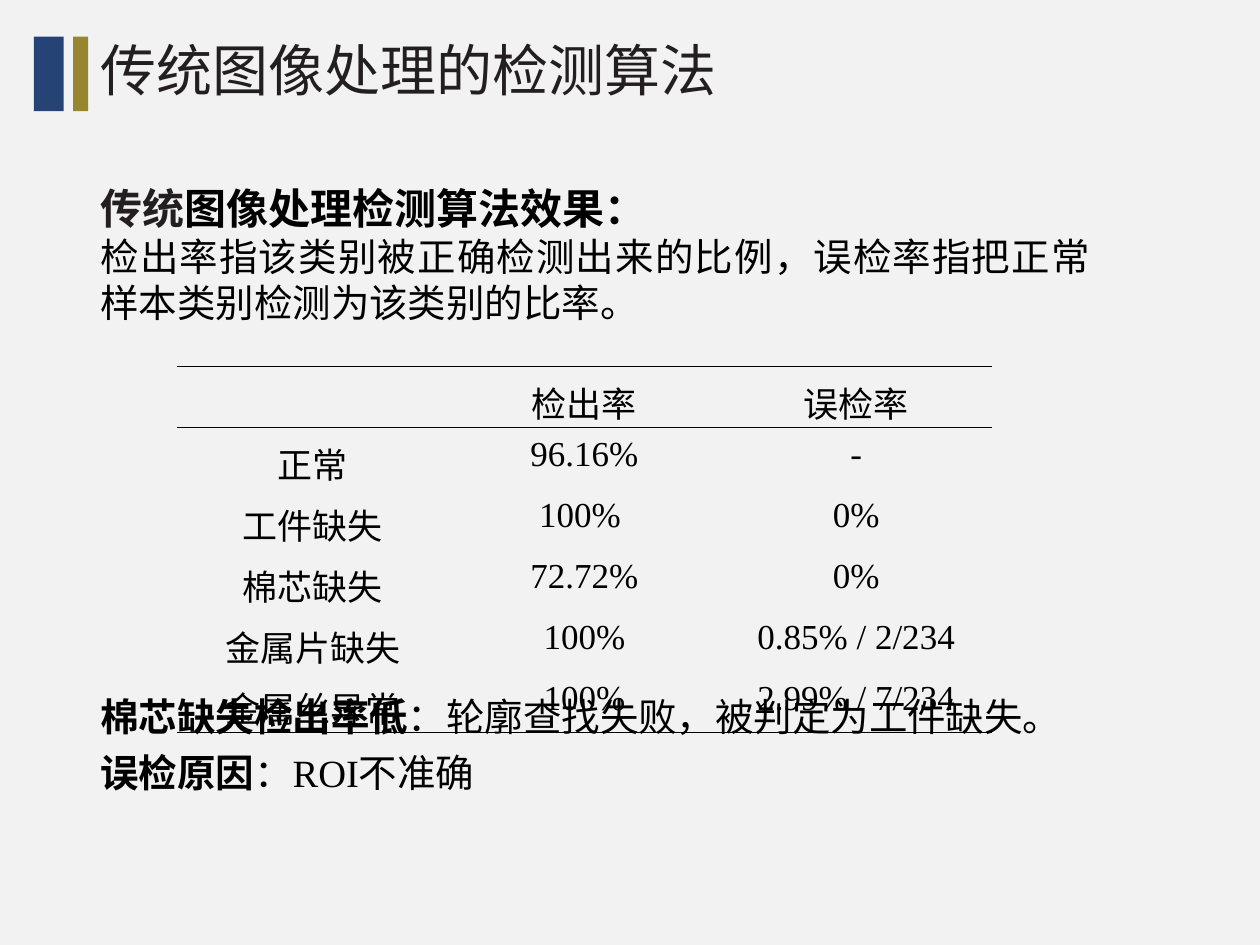
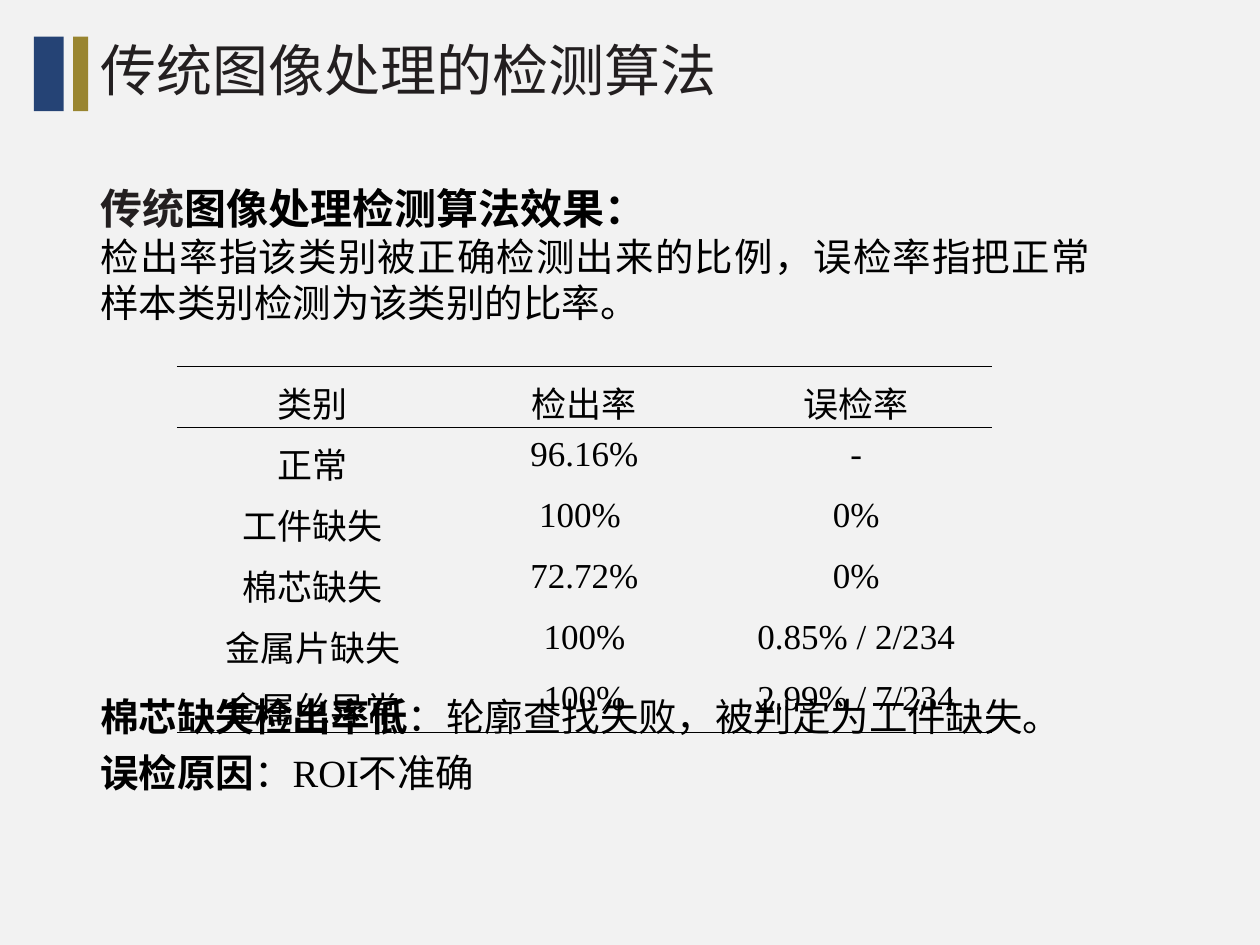
Before and after one commit to wang-jiankun/Graduate-File, a slide deck: slide 21 of 资料/课题汇报（2019.3.15）-王建坤.pptx (slide 20 before the commit). Drawn at 1260x945 pixels with LibreOffice and Linux fonts; fonts in the diff are those of the drawing; background and template pictures are left out. Boxes give left, top, right and bottom in pixels: in the first picture for what was removed or moved away, otherwise in the second. Text is boxed around its words. In the diff, an @@ line names an element or a change of style, - is before the commit and + after.

```diff
--- a/资料/课题汇报（2019.3.15）-王建坤.pptx
+++ b/资料/课题汇报（2019.3.15）-王建坤.pptx
@@ table at bbox=[176, 367, 993, 736] @@
-row 1, column 1: 
+row 1, column 1: 类别
```
Also in this commit, not shown: 5 other slides changed, 2 slides added, 9 other files.
